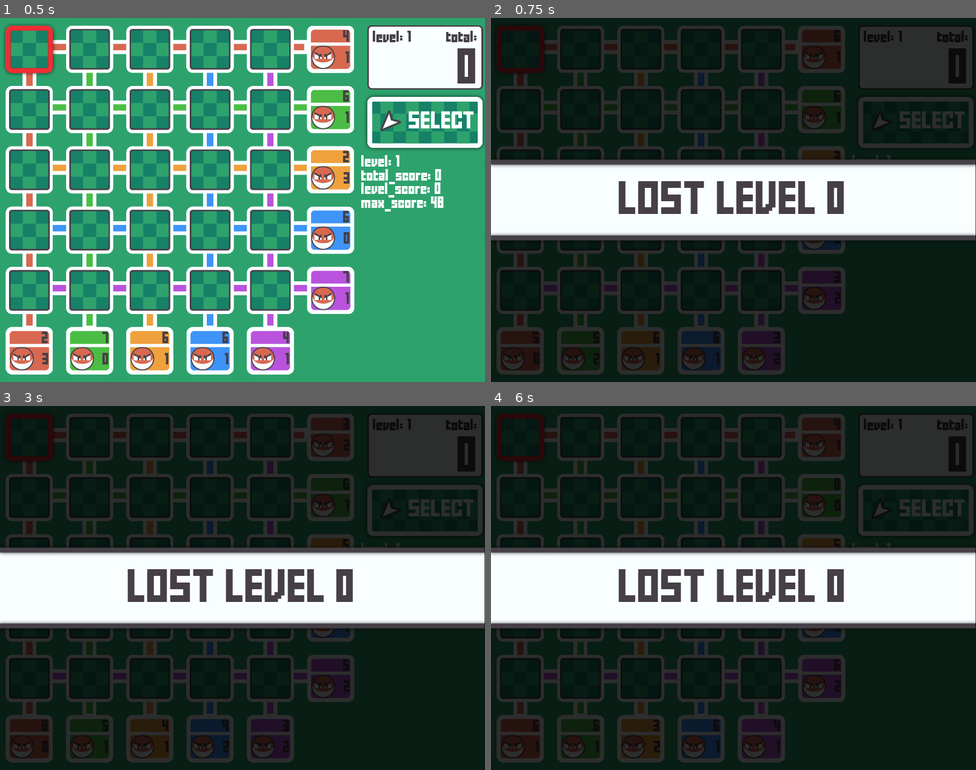
Above: before the commit, frames 1-4 (two rows, left to right).
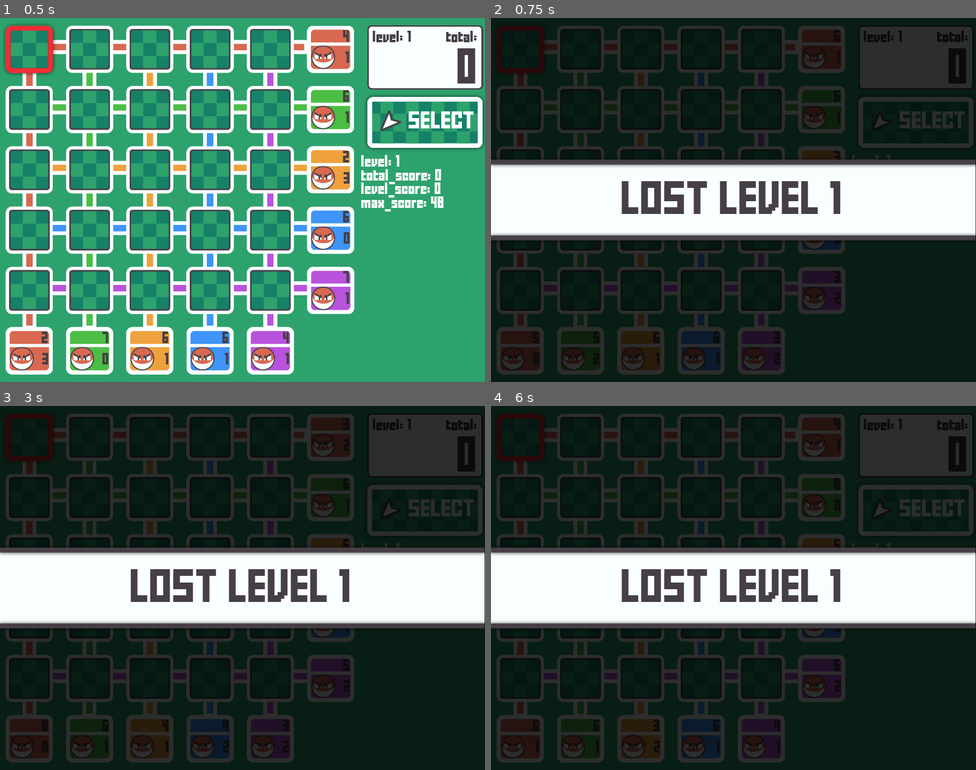
Above: after the commit, the same moments.

Repository: sophearahsp/Voltorb-Flip-Web-Version-2
Game: Godot game, scene res://scenes/main.tscn
Same seed, same stepped clock (60 frames per second), same inputs: the game is played once before the commit and once after it.
Inputs (mouse positions are in pixels of both pictures, inside the frame that each line leads up to):
- Up to frame 1 (0.5 s): no input
- Up to frame 2 (0.75 s): click (520, 50) at 0.5 s
- Up to frame 3 (3 s): click (87, 438) at 1.25 s; click (150, 438) at 2 s; click (208, 438) at 2.75 s
- Up to frame 4 (6 s): click (762, 438) at 3.5 s; click (520, 497) at 4.25 s; click (578, 497) at 5 s; click (641, 497) at 5.75 s

Frame 1 is identical in both runs. In frame 2, 1.5% of the frame differs, in the area x 26-73%, y 44-54%; in frame 3, 1.5%; in frame 4, 1.5%.

Commit message:
export win/lose animation

Diff:
--- a/scripts/main.gd
+++ b/scripts/main.gd
@@ -54,9 +54,9 @@
 	# results
 	if result == "win":
 		print("you won the level")
-		end_level_anim("WON LEVEL "+str(next_level-1))
+		end_level_anim("WON LEVEL "+str(next_level))
 	else:
-		end_level_anim("LOST LEVEL "+str(next_level-1))
+		end_level_anim("LOST LEVEL "+str(next_level))
 		print("you lost the level")
 
 	# next level
Not shown, changed: docs/index.pck
